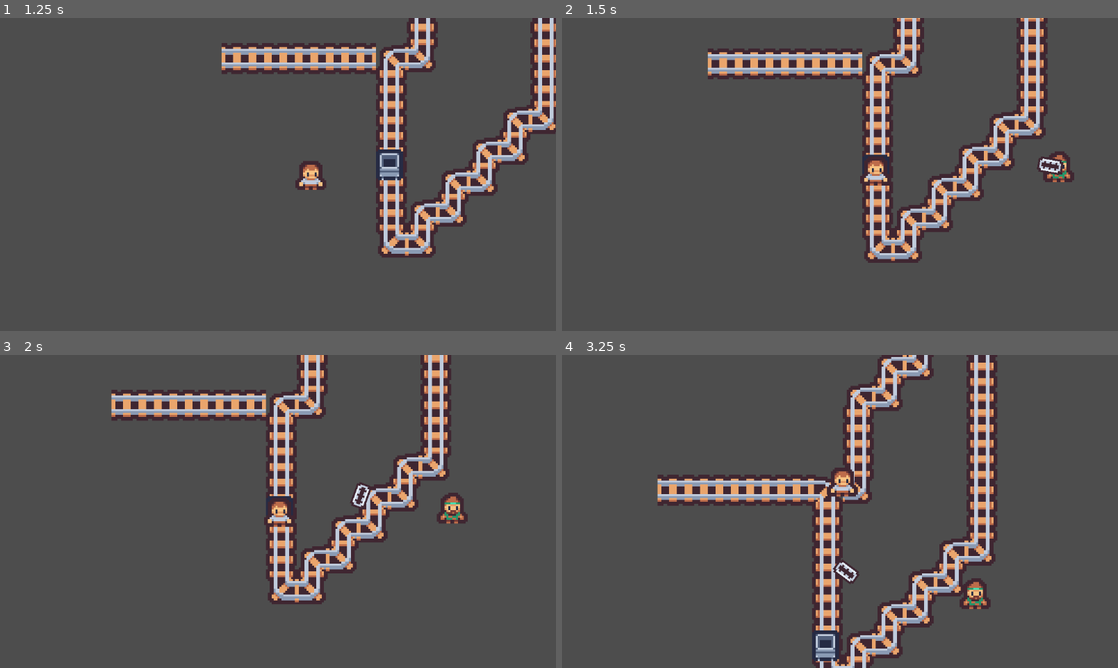
Above: before the commit, frames 1-4 (two rows, left to right).
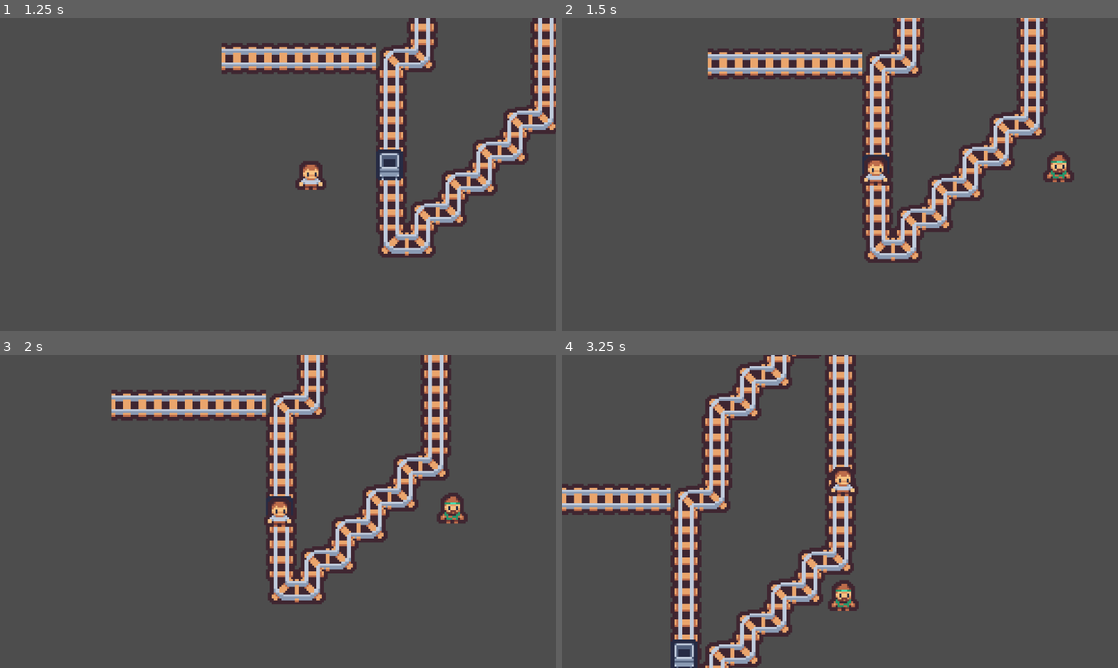
Above: after the commit, the same moments.

Repository: Simon-Hubert/BagneCart
Game: Godot game, scene res://scenes/main_scene.tscn
Two runs of this game, one before a commit and one after it. Both use one fixed random seed, a clock stepped at 60 frames per second and the inputs below.
Inputs:
- Up to frame 1 (1.25 s): hold Right (Right) from 0.53 s (still down); tap E (Interact) at 0.6 s
- Up to frame 2 (1.5 s): release Right (Right) at 1.28 s; hold Down (Down) from 1.28 s (still down); tap E (Interact) at 1.35 s
- Up to frame 3 (2 s): keep holding Down (Down)
- Up to frame 4 (3.25 s): release Down (Down) at 2.03 s; hold Right (Right) 2.03-2.78 s; tap E (Interact) at 2.1, 2.85 s; hold Up (Up) from 2.78 s (still down)

Frame 1 is identical in both runs. In frame 2, 0.2% of the frame differs, in the area x 85-91%, y 44-51%; in frame 3, 0.2%; in frame 4, 28%, in the area x 0-79%, y 0-100%.

Commit message:
[UPDATE] add collision

Diff:
--- a/scenes/enemy_projectile.tscn
+++ b/scenes/enemy_projectile.tscn
@@ -1,7 +1,11 @@
-[gd_scene load_steps=4 format=3 uid="uid://b5cyx65v4s8dx"]
+[gd_scene load_steps=5 format=3 uid="uid://b5cyx65v4s8dx"]
 
 [ext_resource type="Script" uid="uid://doc243psvh6c0" path="res://scripts/ennemy_projectile.gd" id="1_e8ik0"]
 [ext_resource type="Texture2D" uid="uid://bsps8fndtvnd3" path="res://sprites/Projectile.png" id="1_lofwd"]
+
+[sub_resource type="CapsuleShape2D" id="CapsuleShape2D_e8ik0"]
+radius = 1.0
+height = 2.0
 
 [sub_resource type="RectangleShape2D" id="RectangleShape2D_e8ik0"]
 size = Vector2(8, 13)
@@ -13,6 +17,9 @@
 angular_velocity = 34.906586
 angular_damp_mode = 1
 script = ExtResource("1_e8ik0")
+
+[node name="CollisionShape2D" type="CollisionShape2D" parent="."]
+shape = SubResource("CapsuleShape2D_e8ik0")
 
 [node name="Sprite2D" type="Sprite2D" parent="."]
 texture = ExtResource("1_lofwd")
